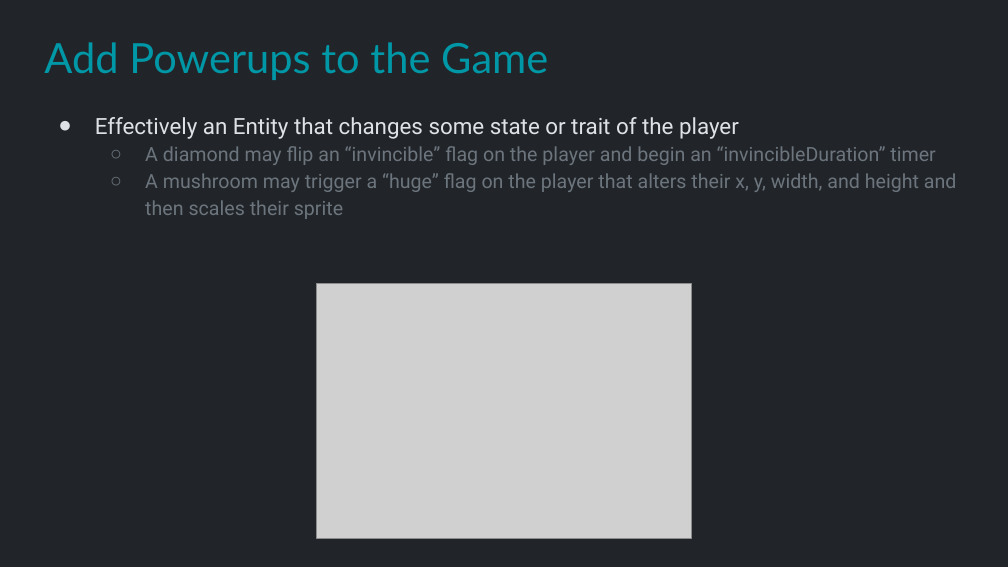
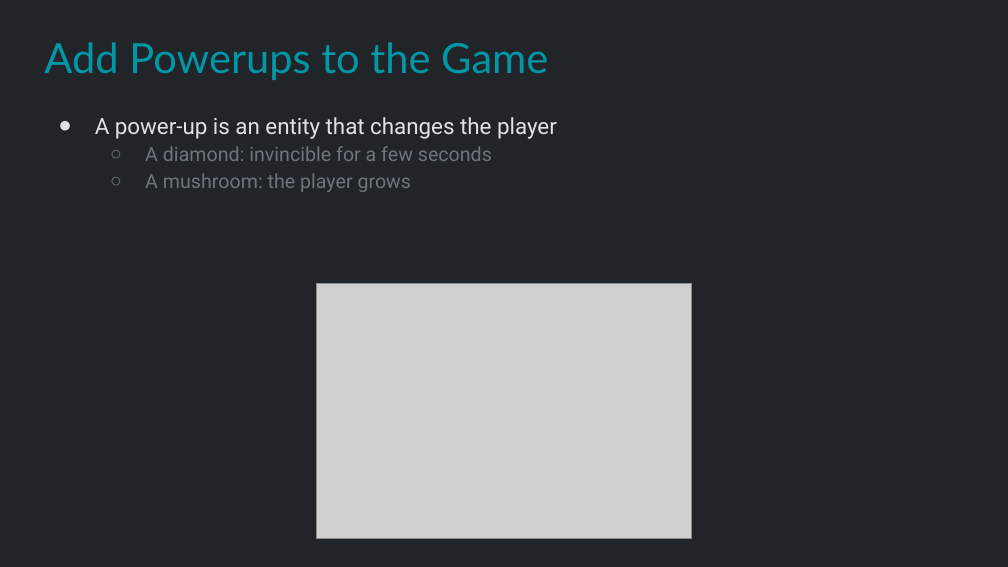
Before and after one commit to Metamate/gar, a slide deck: slide 41 of slides/06 Super Mario Bros.pptx. Drawn at 1008x567 pixels with LibreOffice and Linux fonts; fonts in the diff are those of the drawing; grey boxes stand for pictures. Boxes give left, top, right and bottom in pixels: in the first picture for what was removed or moved away, otherwise in the second. Text is boxed around its words. In the diff, an @@ line names an element or a change of style, - is before the commit and + after.

```diff
--- a/slides/06 Super Mario Bros.pptx
+++ b/slides/06 Super Mario Bros.pptx
@@ text at (95,117,557,192): text changed @@
-● Effectively an Entity that changes some state or trait of the player
-  ○ A diamond may flip an “invincible” flag on the player and begin an “invincibleDuration” timer
-  ○ A mushroom may trigger a “huge” flag on the player that alters their x, y, width, and height and then scales their sprite
+● A power-up is an entity that changes the player
+  ○ A diamond: invincible for a few seconds
+  ○ A mushroom: the player grows
```
Also in this commit, not shown: 3 other slides changed, 6 other files.
